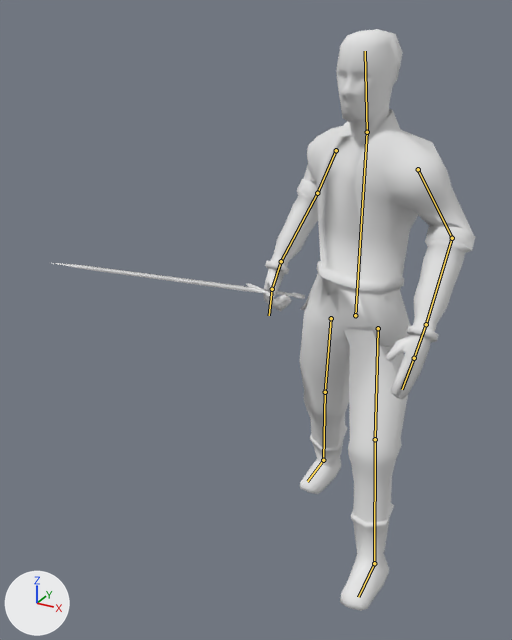
The Blender file Assets/Models/MainChar/MainCharNEW/mainChar4.blend, before and after one commit.
Camera for both pictures: a 50 mm camera at (2.31, -6.2, 5.46) aimed at (-0.66, -0.79, 2.76). Lighting does not change. The marker at lower left points along +X, +Y and +Z. Both versions are drawn at frame 40 of the action 'Idle'; the numbers are the values there. The bones that bend it are drawn over the model as lines.
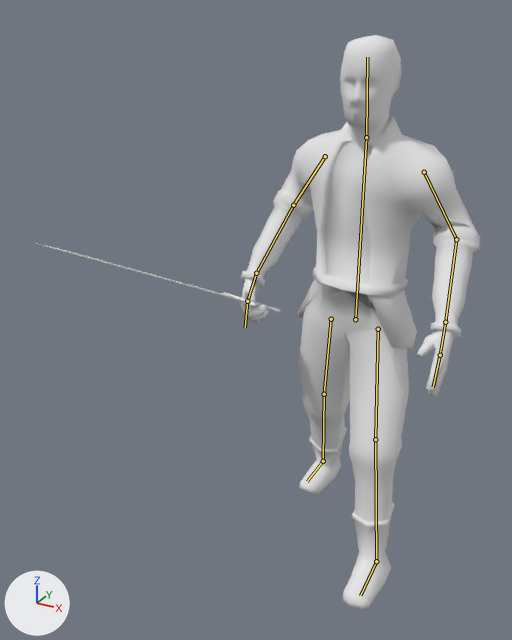
The change, as JSON lines over the scene's bpy script:
```json
{"block": "bone_stommach", "where": "bone_stommach = bpy.data.objects['Armature'].pose.bones['Stommach']"}
{"op": "set", "path": "bone_stommach.location", "old": "(0.0, -0.12, 0.0)", "new": "(0.0, -0.17, 0.0)"}
{"op": "set", "path": "bone_stommach.rotation_quaternion", "old": "(0.973, 0.0, -0.23, 0.0)", "new": "(0.994, 0.0, -0.114, 0.0)", "note": "degrees (0, -27, 0) -> degrees (0, -13, 0)"}
{"block": "bone_upperarm_l", "where": "bone_upperarm_l = bpy.data.objects['Armature'].pose.bones['UpperArm.L']  # child of 'Stommach'"}
{"op": "set", "path": "bone_upperarm_l.rotation_quaternion", "old": "(0.91, -0.094, 0.339, -0.217)", "new": "(0.93, -0.062, 0.311, -0.185)", "note": "degrees (-23, 35, -34) -> degrees (-16, 34, -27)"}
{"block": "bone_lowerarm_l", "where": "bone_lowerarm_l = bpy.data.objects['Armature'].pose.bones['LowerArm.L']  # child of 'UpperArm.L'"}
{"op": "set", "path": "bone_lowerarm_l.rotation_quaternion", "old": "(0.792, -0.051, -0.394, 0.465)", "new": "(0.785, -0.06, -0.394, 0.473)", "note": "degrees (-33, -35, 72) -> degrees (-34, -34, 73)"}
{"block": "bone_upperarm_r", "where": "bone_upperarm_r = bpy.data.objects['Armature'].pose.bones['UpperArm.R']  # child of 'Stommach'"}
{"op": "set", "path": "bone_upperarm_r.rotation_quaternion", "old": "(0.989, 0.087, -0.096, -0.067)", "new": "(0.995, 0.013, -0.035, -0.09)", "note": "degrees (11, -10, -9) -> degrees (2, -4, -10)"}
{"block": "bone_lowerarm_r", "where": "bone_lowerarm_r = bpy.data.objects['Armature'].pose.bones['LowerArm.R']  # child of 'UpperArm.R'"}
{"op": "set", "path": "bone_lowerarm_r.rotation_quaternion", "old": "(0.866, -0.265, 0.121, 0.406)", "new": "(0.883, -0.247, 0.152, 0.369)", "note": "degrees (-23, 25, 45) -> degrees (-21, 27, 40)"}
{"block": "bone_upperleg_r", "where": "bone_upperleg_r = bpy.data.objects['Armature'].pose.bones['UpperLeg.R']"}
{"op": "set", "path": "bone_upperleg_r.rotation_quaternion", "old": "(0.989, 0.134, -0.009, 0.067)", "new": "(0.99, 0.121, -0.008, 0.067)", "note": "degrees (15, -2, 7) -> degrees (14, -2, 8)"}
{"block": "bone_lowerleg_r", "where": "bone_lowerleg_r = bpy.data.objects['Armature'].pose.bones['LowerLeg.R']  # child of 'UpperLeg.R'"}
{"op": "set", "path": "bone_lowerleg_r.rotation_quaternion", "old": "(1.0, 0.026, -0.004, 0.0)", "new": "(0.999, 0.045, -0.006, 0.0)", "note": "degrees (3, 0, 0) -> degrees (5, -1, 0)"}
{"block": "bone_upperleg_l", "where": "bone_upperleg_l = bpy.data.objects['Armature'].pose.bones['UpperLeg.L']"}
{"op": "set", "path": "bone_upperleg_l.rotation_quaternion", "old": "(0.969, -0.229, -0.022, -0.095)", "new": "(0.971, -0.218, -0.021, -0.095)", "note": "degrees (-26, -5, -10) -> degrees (-25, -5, -10)"}
```

What differs and where, as boxes (x1, y1, x2, y2) in the pictures (512 x 640 px):
```json
{"object": "Plane", "change": "posed", "before": [263, 29, 476, 611], "after": [240, 35, 480, 609], "on screen": "13% wider"}
{"object": "Cube", "change": "posed", "before": [53, 263, 305, 299], "after": [37, 243, 281, 312], "on screen": "89% taller"}
{"bone": "Stommach", "before": "(355, 315) to (367, 132)", "after": "(355, 319) to (366, 137)"}
{"bone": "UpperArm.L", "before": "(418, 169) to (452, 238)", "after": "(424, 172) to (456, 239)"}
{"bone": "LowerArm.L", "before": "(452, 238) to (426, 324)", "after": "(456, 239) to (445, 322)"}
{"bone": "UpperArm.R", "before": "(336, 150) to (317, 193)", "after": "(325, 156) to (293, 205)"}
{"bone": "LowerArm.R", "before": "(317, 193) to (281, 261)", "after": "(293, 205) to (256, 273)"}
{"bone": "UpperLeg.R", "before": "(331, 318) to (325, 392)", "after": "(331, 319) to (324, 394)"}
{"bone": "LowerLeg.R", "before": "(325, 392) to (323, 460)", "after": "(324, 394) to (323, 461)"}
{"bone": "UpperLeg.L", "before": "(378, 328) to (375, 439)", "after": "(378, 329) to (375, 439)"}
```
